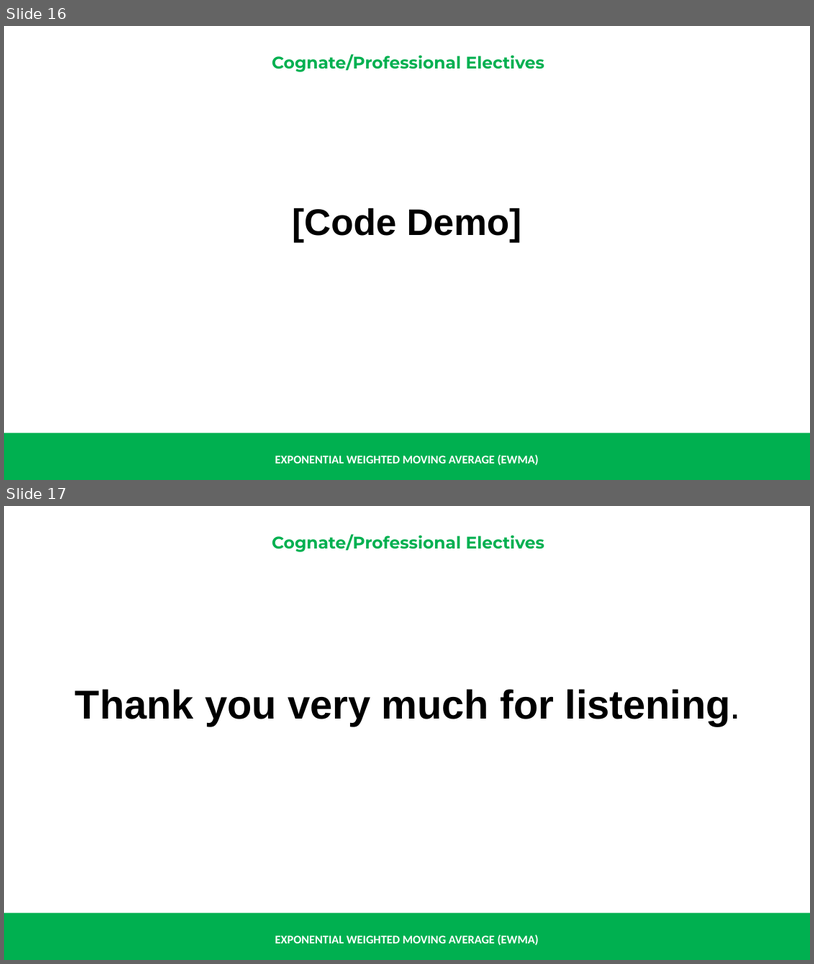
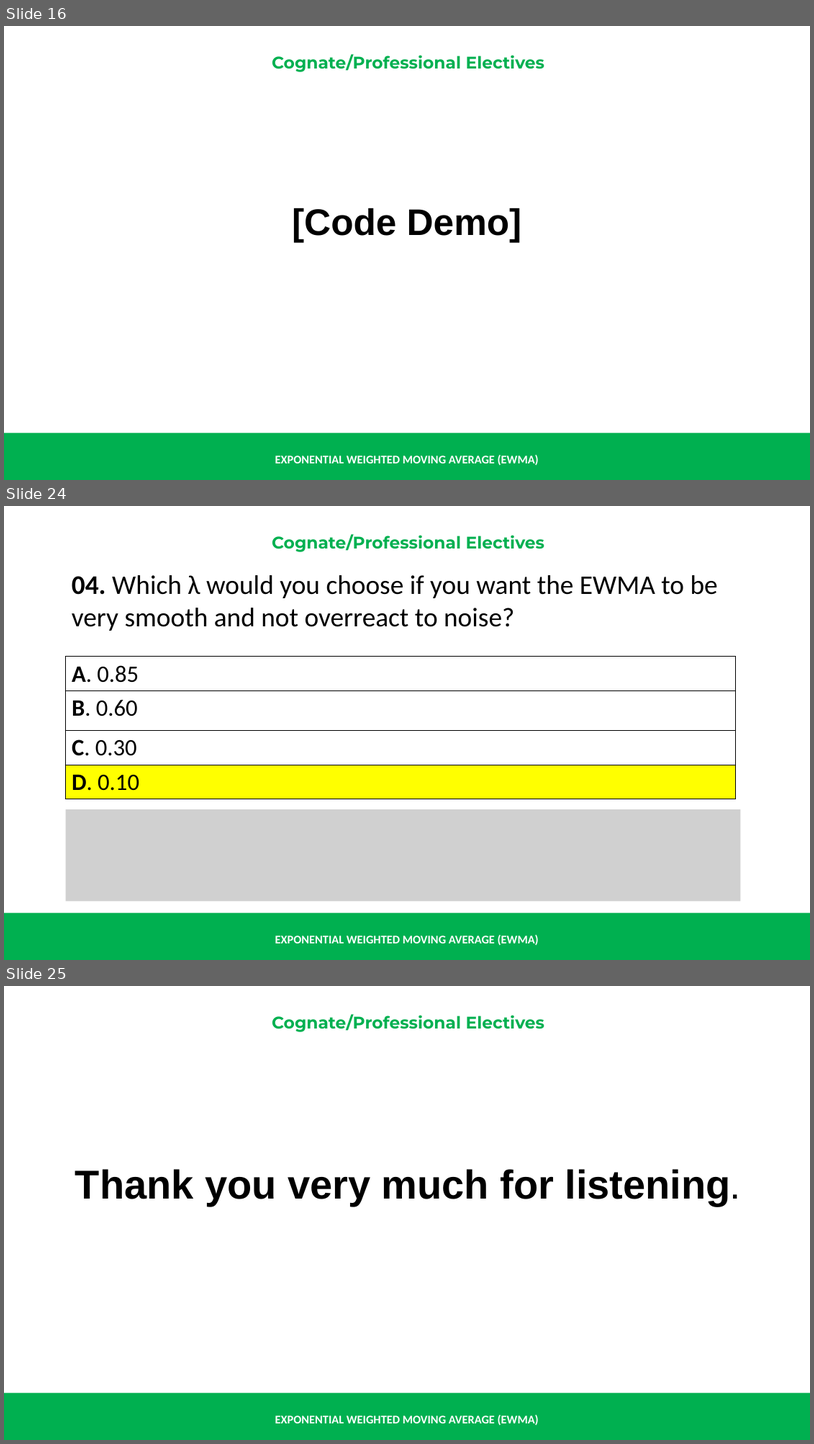
Before and after one commit to renatomaaliw3/public_files, a slide deck: CPE Electives (1 - 3)/01. Lectures Notebook/000. Presentations & Text Books/01. Presentation Slides/06.6 EWMA.pptx. Shown one above the other, each under a label of ours: slides 16 and 17 before the commit, slides 16, 24 and 25 after it; the slides between them are not shown. The pictures are 814x964 and 814x1444 pixels, drawn with LibreOffice and Linux fonts; fonts in the diff are those of the drawing; grey boxes stand for pictures. Boxes give left, top, right and bottom in pixels: in the first picture for what was removed or moved away, otherwise in the second. Text is boxed around its words. In the diff, an @@ line names an element or a change of style, - is before the commit and + after.

```diff
--- a/CPE Electives (1 - 3)/01. Lectures Notebook/000. Presentations & Text Books/01. Presentation Slides/06.6 EWMA.pptx
+++ b/CPE Electives (1 - 3)/01. Lectures Notebook/000. Presentations & Text Books/01. Presentation Slides/06.6 EWMA.pptx
@@ slide 24 added at <box>4,506,810,960</box>, background #FFFFFF; not listed: 3 template elements that a slide beside it also shows @@
@@ text added at <box>72,575,718,631</box>, 32 pt, text #000000 @@
+04. Which λ would you choose if you want the EWMA to be very smooth and not overreact to noise?
@@ table added at <box>66,656,736,800</box>, 4 rows, 1 columns @@
+A. 0.85
+B. 0.60
+C. 0.30
+D. 0.10
@@ picture added at <box>66,809,741,901</box> @@
@@ what was slide 17 is now slide 25 @@
```
Also in this commit, not shown: 2 slides changed, 7 other slides added, 16 other files.
